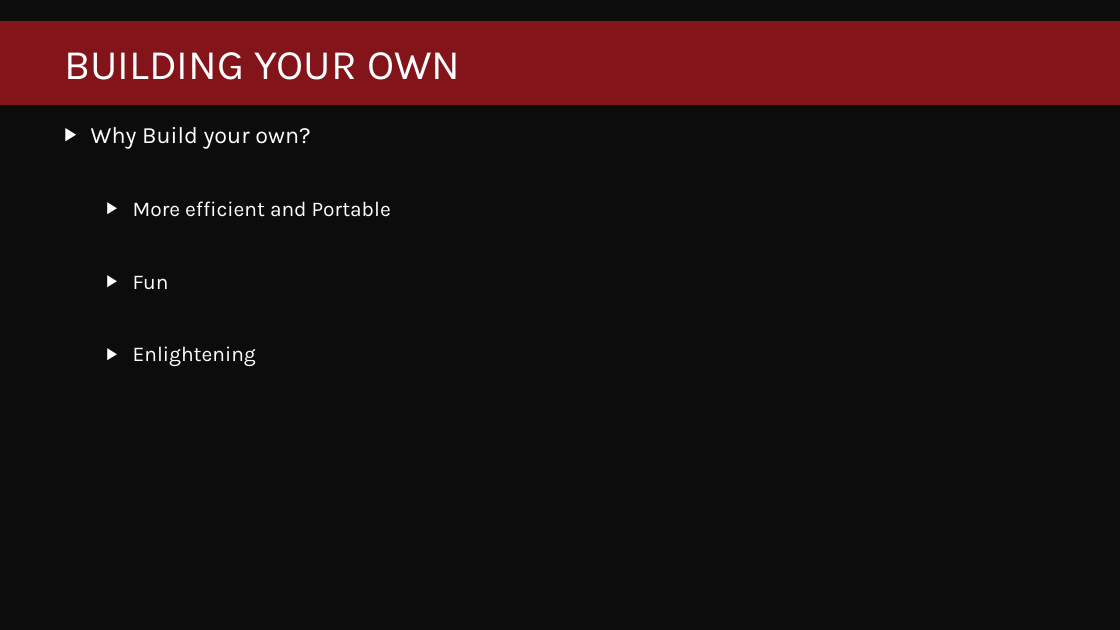
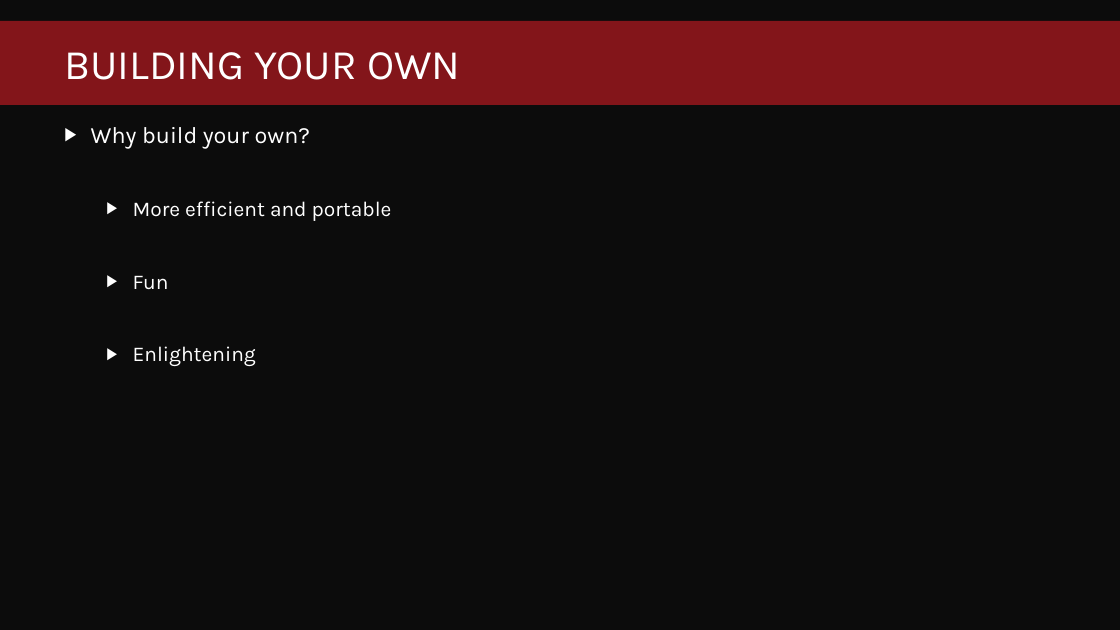
Before and after one commit to fredbainbridge/mms2019ConfigMgrPowershellDemos, a slide deck: slide 8 of MMS2019 - Configmgr and PowerShell the essentials.pptx. Drawn at 1120x630 pixels with LibreOffice and Linux fonts; fonts in the diff are those of the drawing; background and template pictures are left out. Boxes give left, top, right and bottom in pixels: in the first picture for what was removed or moved away, otherwise in the second. Text is boxed around its words. In the diff, an @@ line names an element or a change of style, - is before the commit and + after.

```diff
--- a/MMS2019 - Configmgr and PowerShell the essentials.pptx
+++ b/MMS2019 - Configmgr and PowerShell the essentials.pptx
@@ text at box(91, 127, 392, 221): text changed @@
-▶ Why Build your own?
-  ▶ More efficient and Portable
+▶ Why build your own?
+  ▶ More efficient and portable
```
Also in this commit, not shown: 3 other slides changed, 36 other files.
